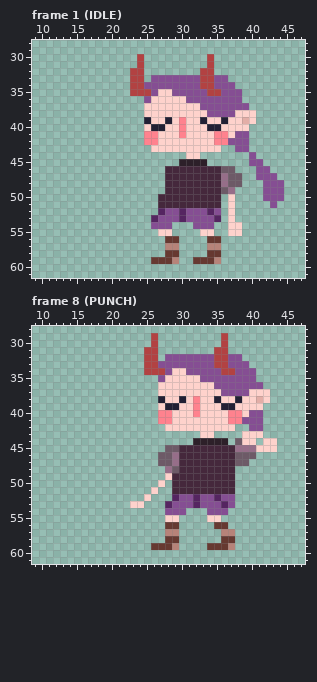
Pixel-art file -- img/mc.aseprite. Above, as it was before the edit.
64x64 pixels, 14 frames. Colours within 5 levels of each other are drawn and written as one. Shown: frame 1 (IDLE): x 9..47, y 28..61; frame 8 (PUNCH): x 9..47, y 28..61. The commit also changed other frames, which this record leaves out.
Once edited:
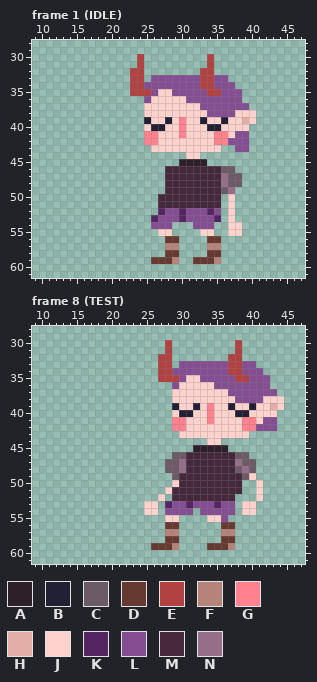
Palette (. is transparent): A #2d2029  B #222034  C #6d5a67  D #663931  E #b24242  F #b68379  G #ff828e  H #e3aea7  J #fed2cc  K #552561  L #854e93  M #45283c  N #966e89
From old to new:
Changed rows in their new state; - is an unchanged pixel.
Frame 1 (IDLE), layer "Layer 1":
first column x 40:
44 .----
45 ..---
46 -..--
47 -...-
48 --...
49 --...
50 --...
51 ---.-
Frame 8 (TEST), layer "Layer 1":
first column x 23:
29 ---.---------.--------
30 ---.-E-------.-E------
31 --..-E------..-E------
32 --..EE........EE------
33 --..EE.-----LLEE-L----
34 --..-ELL-----L-E--L---
35 ----EEEL-------EE-LL--
36 ----..L------------L--
37 ----..-------J---LLLL-
38 ----..-J-J--J--LLLL-JJ
39 ----..---B-G-J---B-JHJ
40 ----..-BBJ-G--JBBJJJJ-
41 ----..GG---G--JJGGJLL-
42 -----.GG-------JGG-LL-
43 -------JJJ--JJJJ-..---
44 ---------..JJ.-...-..-
45 -----....AAAAA.......-
46 ----..CC---------.----
47 ----.-CN-------N-C----
48 -----C-N-------CNC----
49 -----.C--------MCJ----
50 ----.-J--------M--J---
51 ---.-J---------M--J---
52 --.-J-MMMMMMMMM---J---
53 ..JJ----KL--KL--JJ----
54 --JJ----L-L---L-JJ----
55 -------------L--------
56 ------------.-D-------
Changed places in both pictures, as pixel boxes (x1, y1, x2, y2):
erased: (249, 152, 284, 208)
changed: (130, 333, 284, 529)
